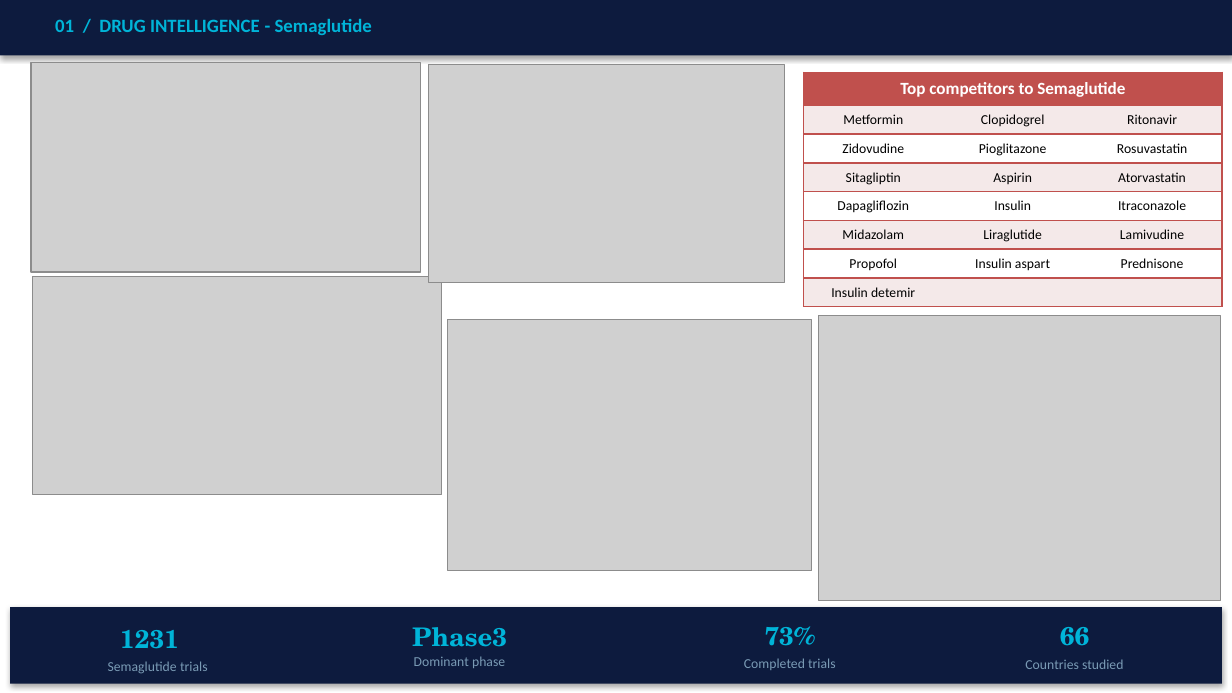
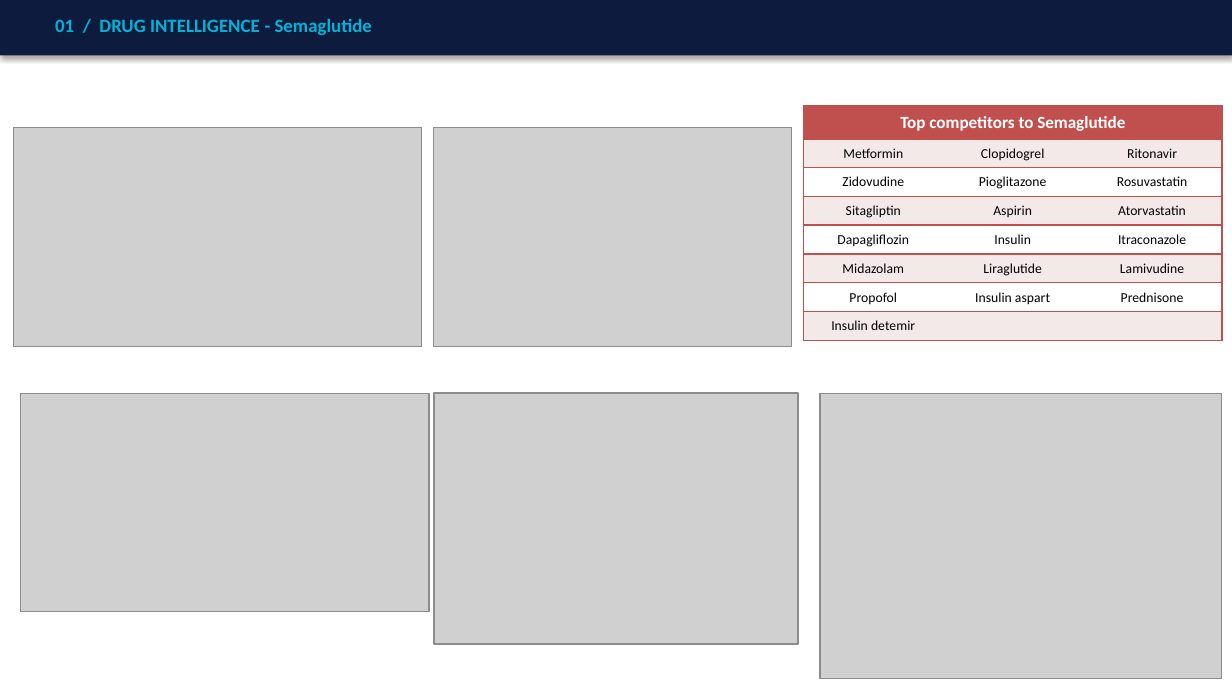
Before and after one commit to SHASANKsp/ClinicalTrails_application, a slide deck: slide 4 of ClinicalTrials_KG_LinkedIn_v2.pptx (slide 5 before the commit). Drawn at 1232x693 pixels with LibreOffice and Linux fonts; fonts in the diff are those of the drawing; grey boxes stand for pictures. Boxes give left, top, right and bottom in pixels: in the first picture for what was removed or moved away, otherwise in the second. Text is boxed around its words. In the diff, an @@ line names an element or a change of style, - is before the commit and + after.

```diff
--- a/ClinicalTrials_KG_LinkedIn_v2.pptx
+++ b/ClinicalTrials_KG_LinkedIn_v2.pptx
@@ table: place and size @@
-table at box(803, 73, 1221, 307)
+table at box(803, 106, 1221, 340)
@@ picture: place and size @@
-picture at box(31, 63, 420, 272)
+picture at box(14, 127, 423, 346)
@@ picture: place and size @@
-picture at box(429, 65, 785, 283)
+picture at box(434, 127, 791, 346)
@@ picture: place and size @@
-picture at box(32, 276, 441, 494)
+picture at box(21, 393, 430, 611)
@@ picture: place and size @@
-picture at box(447, 320, 812, 572)
+picture at box(434, 393, 798, 644)
@@ picture: place and size @@
-picture at box(818, 315, 1220, 601)
+picture at box(821, 393, 1222, 679)
@@ group removed at box(10, 607, 1222, 684): 8 texts, 1 rectangle @@
-1231
-Semaglutide trials
-Phase3
-Dominant phase
-73%
-Completed trials
-66
-Countries studied
```
Also in this commit, not shown: 5 other slides changed, 5 slides added, 2 slides removed, 1 other file.
